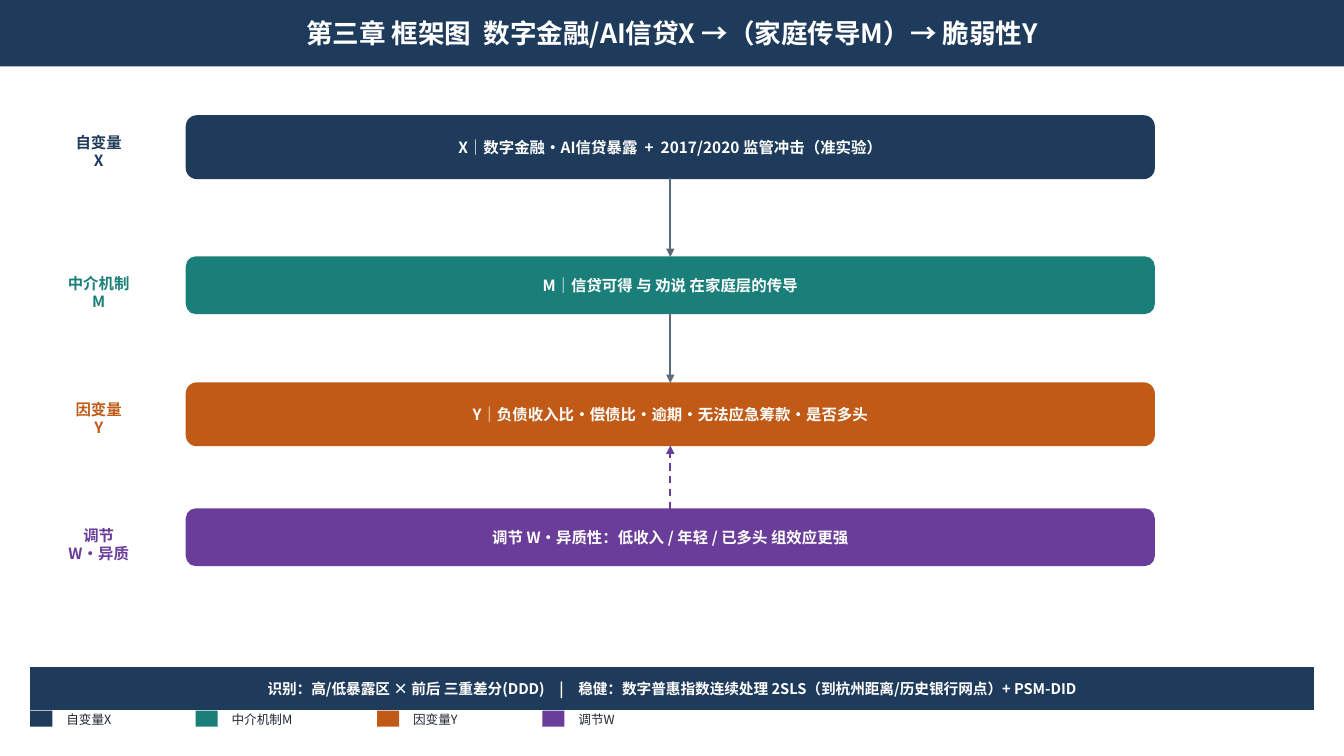
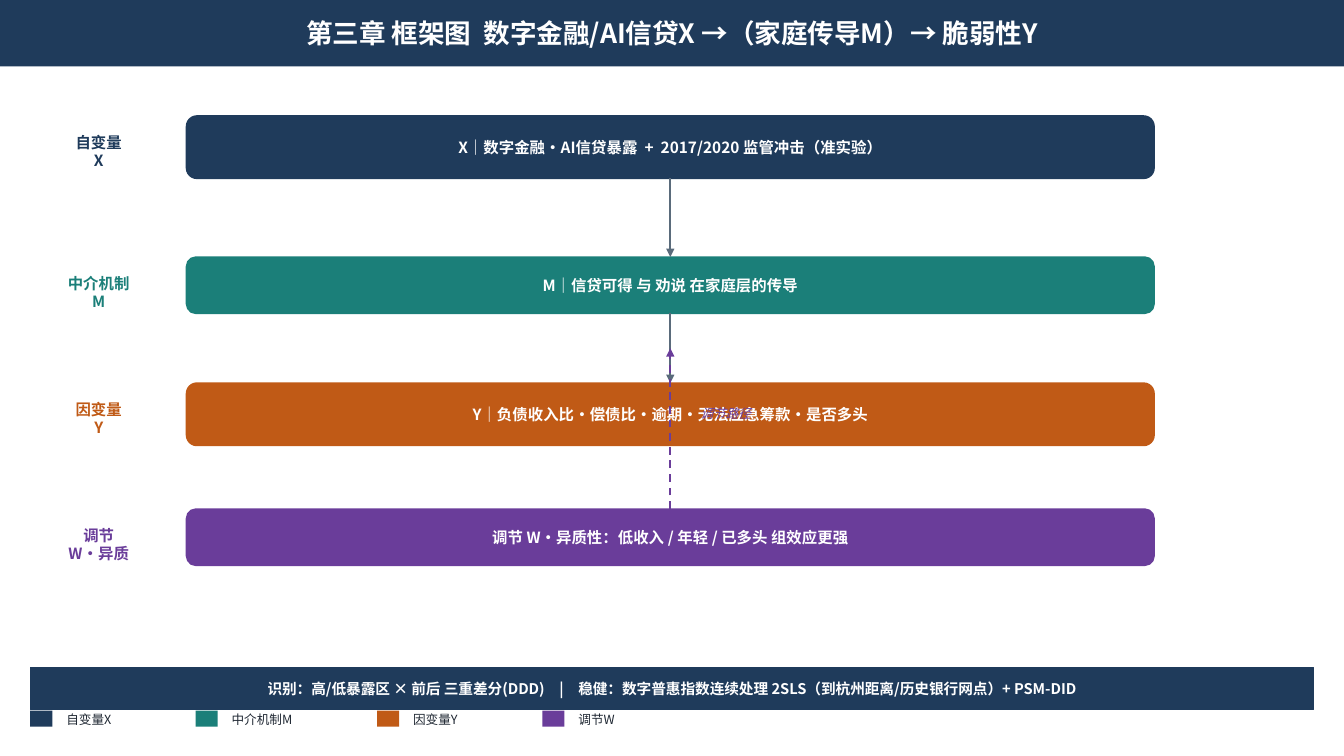
Before and after one commit to qliu2318/claude, a slide deck: slide 6 of 技术路线图_LLM消费信贷.pptx. Drawn at 1344x756 pixels with LibreOffice and Linux fonts; fonts in the diff are those of the drawing. Boxes give left, top, right and bottom in pixels: in the first picture for what was removed or moved away, otherwise in the second. Text is boxed around its words. In the diff, an @@ line names an element or a change of style, - is before the commit and + after.

```diff
--- a/技术路线图_LLM消费信贷.pptx
+++ b/技术路线图_LLM消费信贷.pptx
@@ arrow added from (670, 509) to (670, 349), #6A3D9A 1.4 pt dashed @@
@@ text added at (700, 404, 750, 422), 9 pt, text #6A3D9A, italic @@
+调节路径
@@ arrow removed from (670, 509) to (670, 446) @@
```
Also in this commit, not shown: 2 other slides changed, 1 other file.
